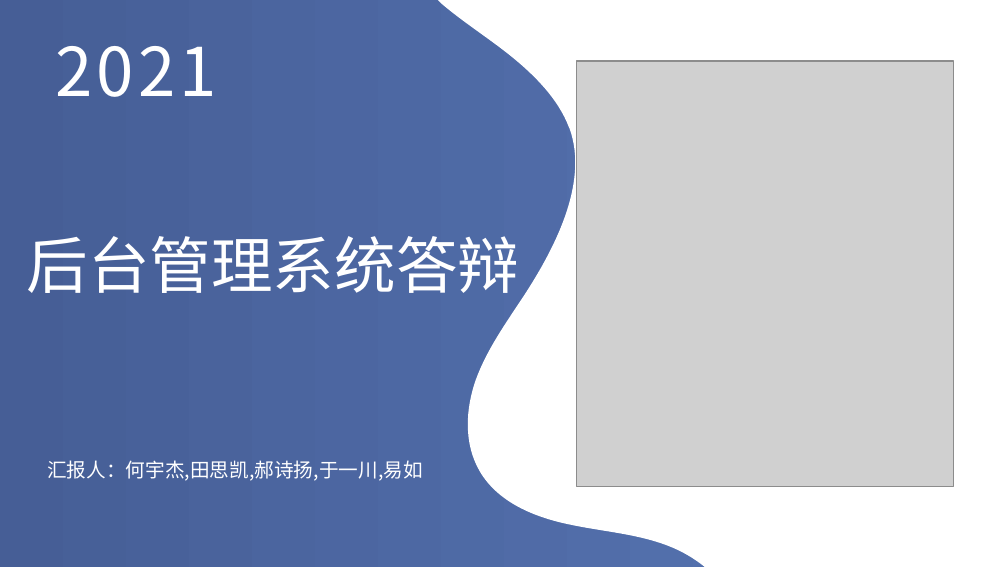
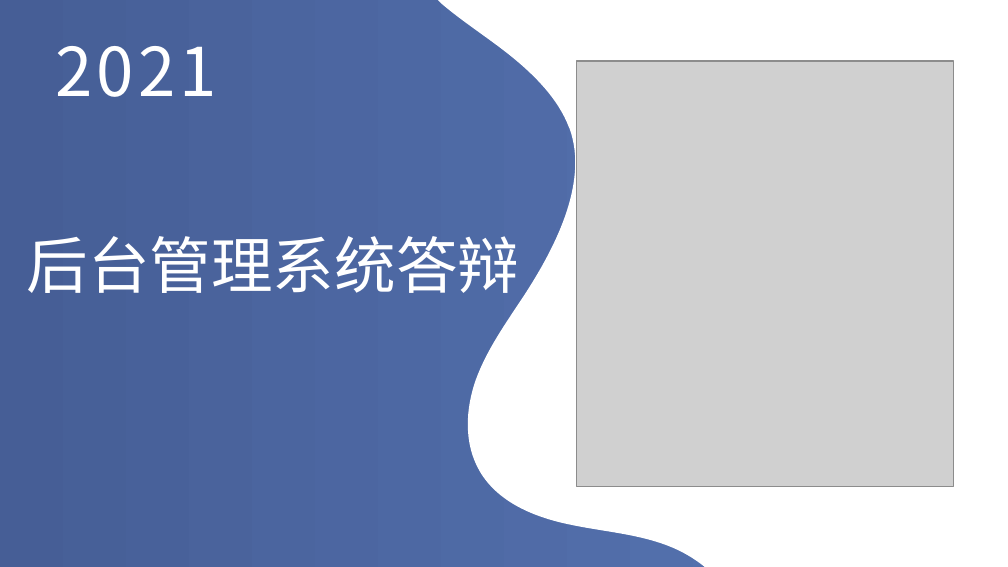
Before and after one commit to Mr-QinJiaSheng/SSM-project, a slide deck: slide 1 of 企业后台管理系统/后台管理系统答辩.pptx. Drawn at 1008x567 pixels with LibreOffice and Linux fonts; fonts in the diff are those of the drawing; grey boxes stand for pictures. Boxes give left, top, right and bottom in pixels: in the first picture for what was removed or moved away, otherwise in the second. Text is boxed around its words. In the diff, an @@ line names an element or a change of style, - is before the commit and + after.

```diff
--- a/企业后台管理系统/后台管理系统答辩.pptx
+++ b/企业后台管理系统/后台管理系统答辩.pptx
@@ text removed at (x1=47, y1=460, x2=423, y2=481) @@
-汇报人：何宇杰,田思凯,郝诗扬,于一川,易如
```
Also in this commit, not shown: 1 slide removed.
